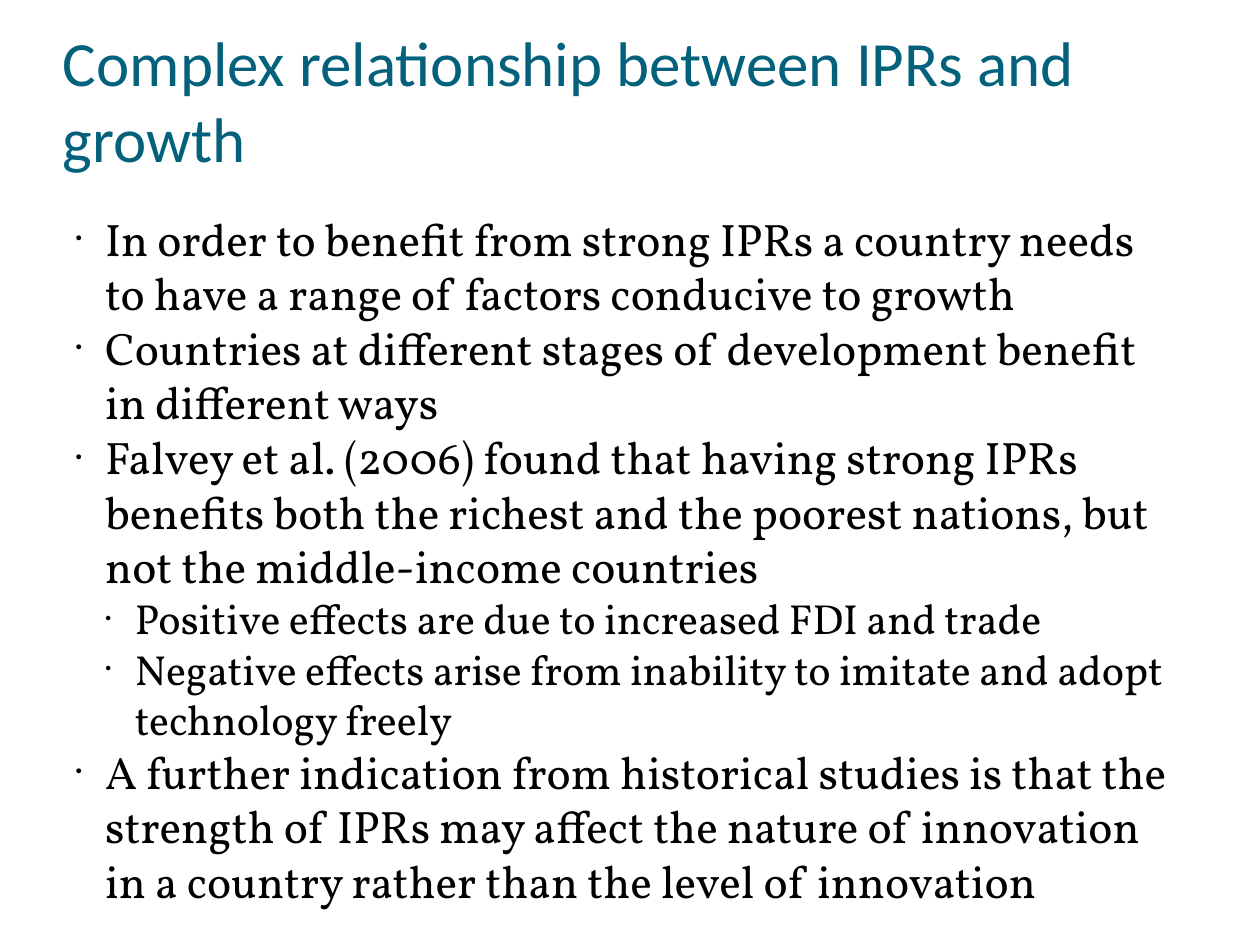
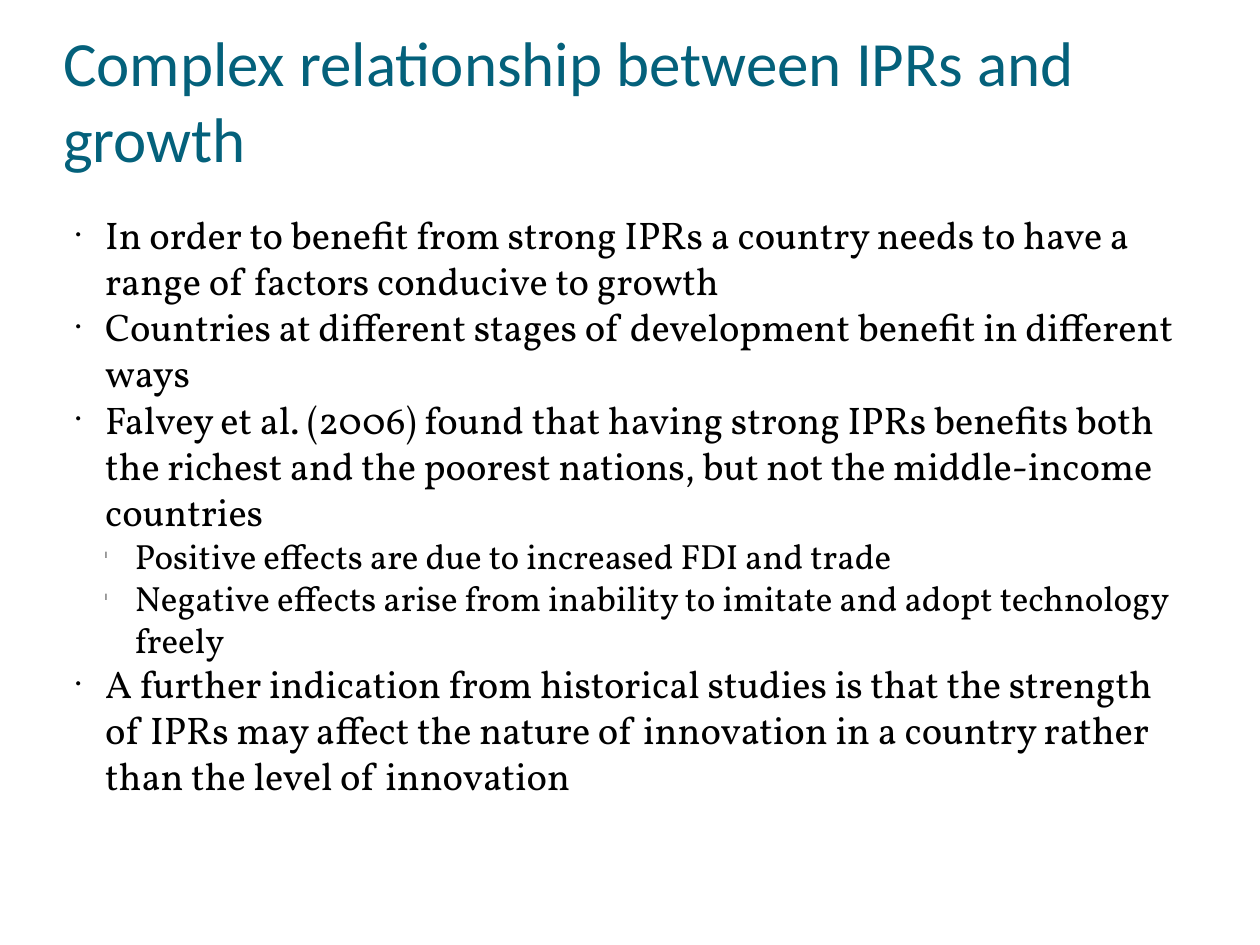
Before and after one commit to muff1nman/ClassNotes, a slide deck: slide 6 of Econ/PPT/S13_Lecture_24.pptx. Drawn at 1260x945 pixels with LibreOffice and Linux fonts; fonts in the diff are those of the drawing. Boxes give left, top, right and bottom in pixels: in the first picture for what was removed or moved away, otherwise in the second. Text is boxed around its words. In the diff, an @@ line names an element or a change of style, - is before the commit and + after.

```diff
--- a/Econ/PPT/S13_Lecture_24.pptx
+++ b/Econ/PPT/S13_Lecture_24.pptx
@@ text "In order to benefit from ..." at (105, 221, 1173, 791): size 26 to 22 pt in "In order to benefit from strong IPRs ...", "Countries at different stages of development benefit ...", "Falvey et al. (2006) found that having ...", "A further indication from historical studies is ..."; size 24 to 20 pt in "Positive effects are due to increased FDI ...", "Negative effects arise from inability to imitate ..."; bullet ● to l @@
```
Also in this commit, not shown: 9 other slides changed, 1 slide added, 3 other files.
